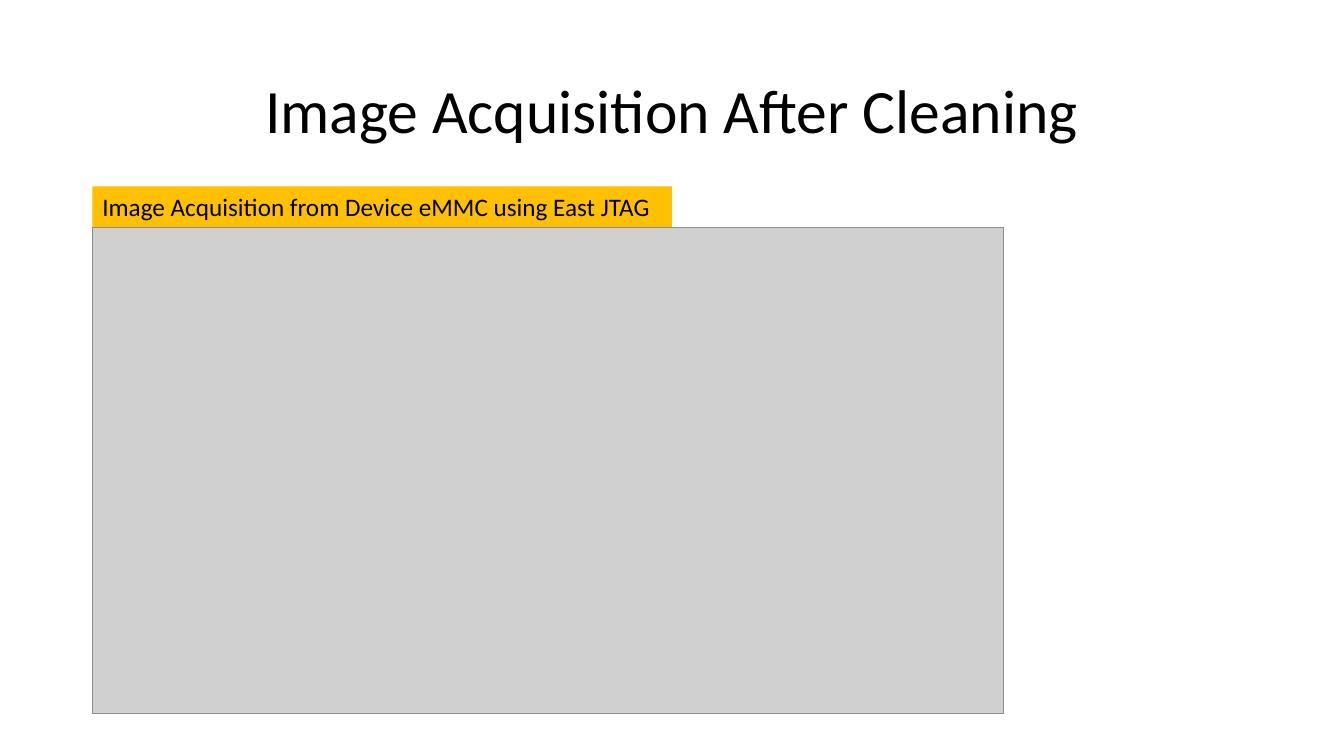
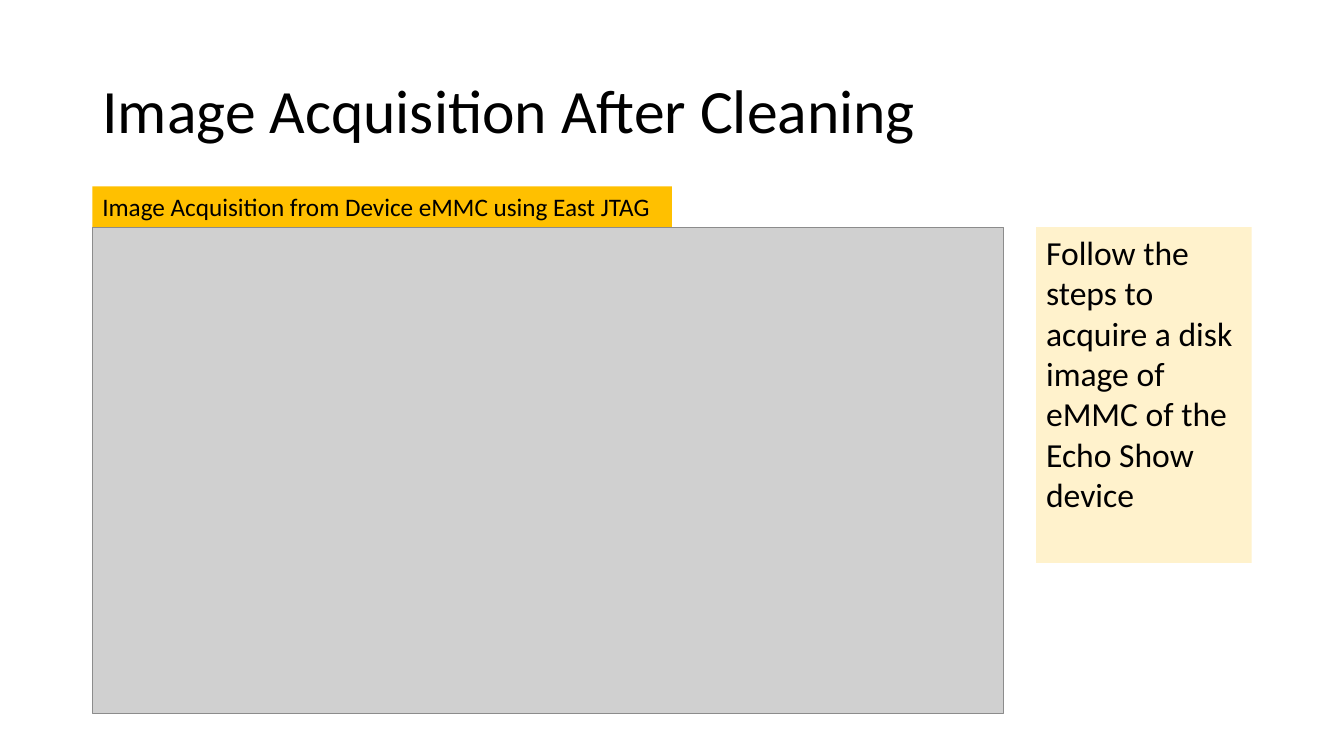
Before and after one commit to frankwxu/digital-forensics-lab, a slide deck: slide 6 of Echo_Device/ppts/3_Image_Acquisition_and_Mounting.pptx. Drawn at 1344x756 pixels with LibreOffice and Linux fonts; fonts in the diff are those of the drawing; grey boxes stand for pictures; background and template pictures are left out. Boxes give left, top, right and bottom in pixels: in the first picture for what was removed or moved away, otherwise in the second. Text is boxed around its words. In the diff, an @@ line names an element or a change of style, - is before the commit and + after.

```diff
--- a/Echo_Device/ppts/3_Image_Acquisition_and_Mounting.pptx
+++ b/Echo_Device/ppts/3_Image_Acquisition_and_Mounting.pptx
@@ title "Image Acquisition After Cleaning" at <box>102,90,915,144</box>: alignment centre to left @@
@@ rectangle added at <box>1036,227,1252,563</box>, fill #FFF2CC, 24 pt, text #000000 @@
+Follow the steps to acquire a disk image of eMMC of the Echo Show device
```
Also in this commit, not shown: 9 other slides changed, 5 slides added, 1 slide removed, 3 other files.
